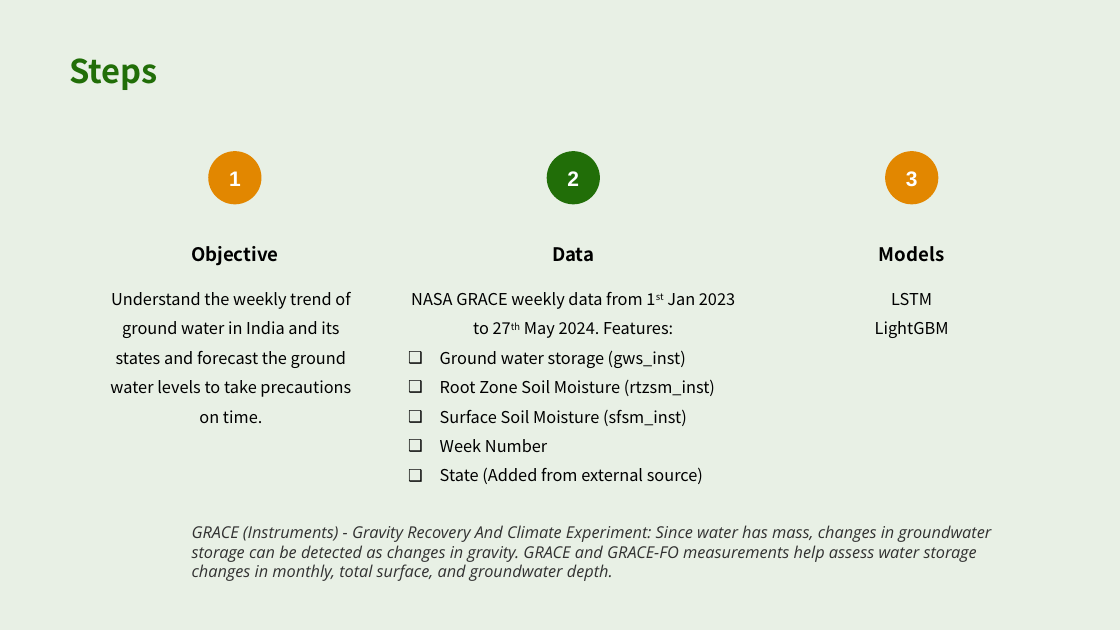
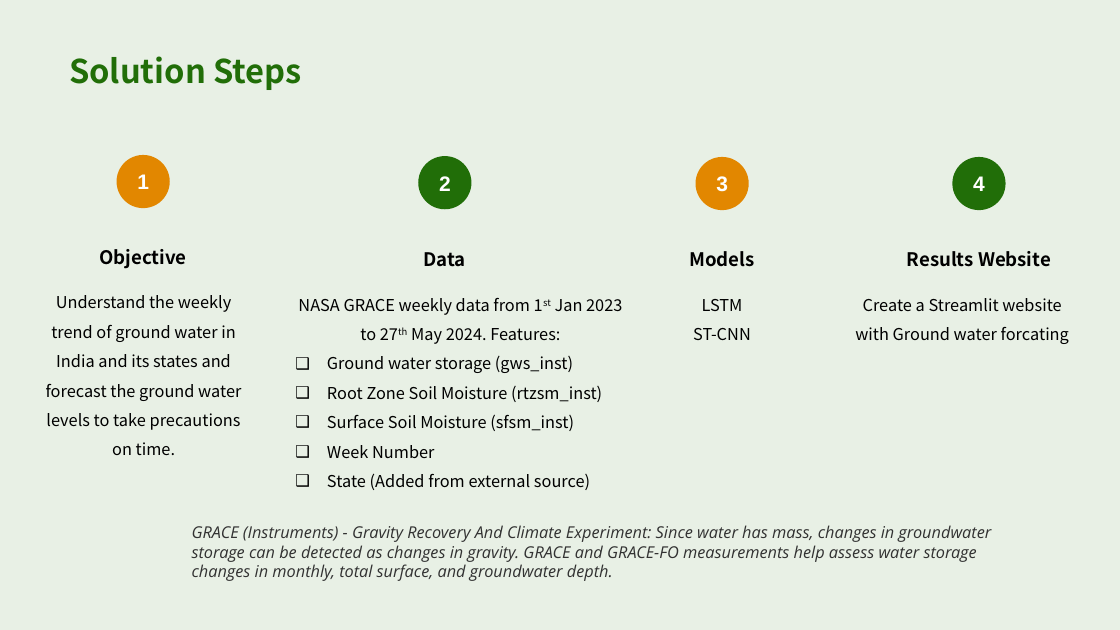
Before and after one commit to adithi21/NASA_Hackathon_2024_Meteoric_Minds, a slide deck: slide 3 of Leveraging Earth Observation Data for Informed Agricultural Decision-Making - Meteoric Minds.pptx. Drawn at 1120x630 pixels with LibreOffice and Linux fonts; fonts in the diff are those of the drawing. Boxes give left, top, right and bottom in pixels: in the first picture for what was removed or moved away, otherwise in the second. Text is boxed around its words. In the diff, an @@ line names an element or a change of style, - is before the commit and + after.

```diff
--- a/Leveraging Earth Observation Data for Informed Agricultural Decision-Making - Meteoric Minds.pptx
+++ b/Leveraging Earth Observation Data for Informed Agricultural Decision-Making - Meteoric Minds.pptx
@@ title at [69,56,301,90]: text changed @@
-Steps
+Solution Steps
@@ ellipse "1": place and size @@
-ellipse "1" at [208,151,261,204]
+ellipse "1" at [117,155,170,208]
@@ ellipse "2": place and size @@
-ellipse "2" at [547,151,600,204]
+ellipse "2" at [418,156,471,209]
@@ ellipse added at [953,157,1006,210], fill #216E08, 18 pt, text #FFFFFF, bold @@
+4
@@ text "Objective": place and size @@
-text "Objective" at [191,246,278,266]
+text "Objective" at [99,249,186,269]
@@ text "Data": place and size @@
-text "Data" at [552,247,594,262]
+text "Data" at [424,252,466,267]
@@ text added at [907,251,1051,267], 16 pt, text #000000, bold @@
+Results Website
@@ text "Understand the weekly trend of ..." rewrapped from [110,292,351,423] to [46,295,241,455] @@
@@ text "NASA GRACE weekly data from ...": place and size @@
-text "NASA GRACE weekly data from ..." at [411,292,735,484]
+text "NASA GRACE weekly data from ..." at [298,298,622,490]
@@ 2 texts, 1 ellipse: place and size @@
-2 texts, 1 ellipse at [875,151,949,338]
+2 texts, 1 ellipse at [689,157,754,340]
@@ text added at [855,298,1069,344], 14 pt, text #000000 @@
+Create a Streamlit website with Ground water forcating
@@ text at [693,328,751,340]: text changed @@
-LightGBM
+ST-CNN
```
Also in this commit, not shown: 4 other slides changed, 3 slides added, 2 slides removed, 3 other files.
